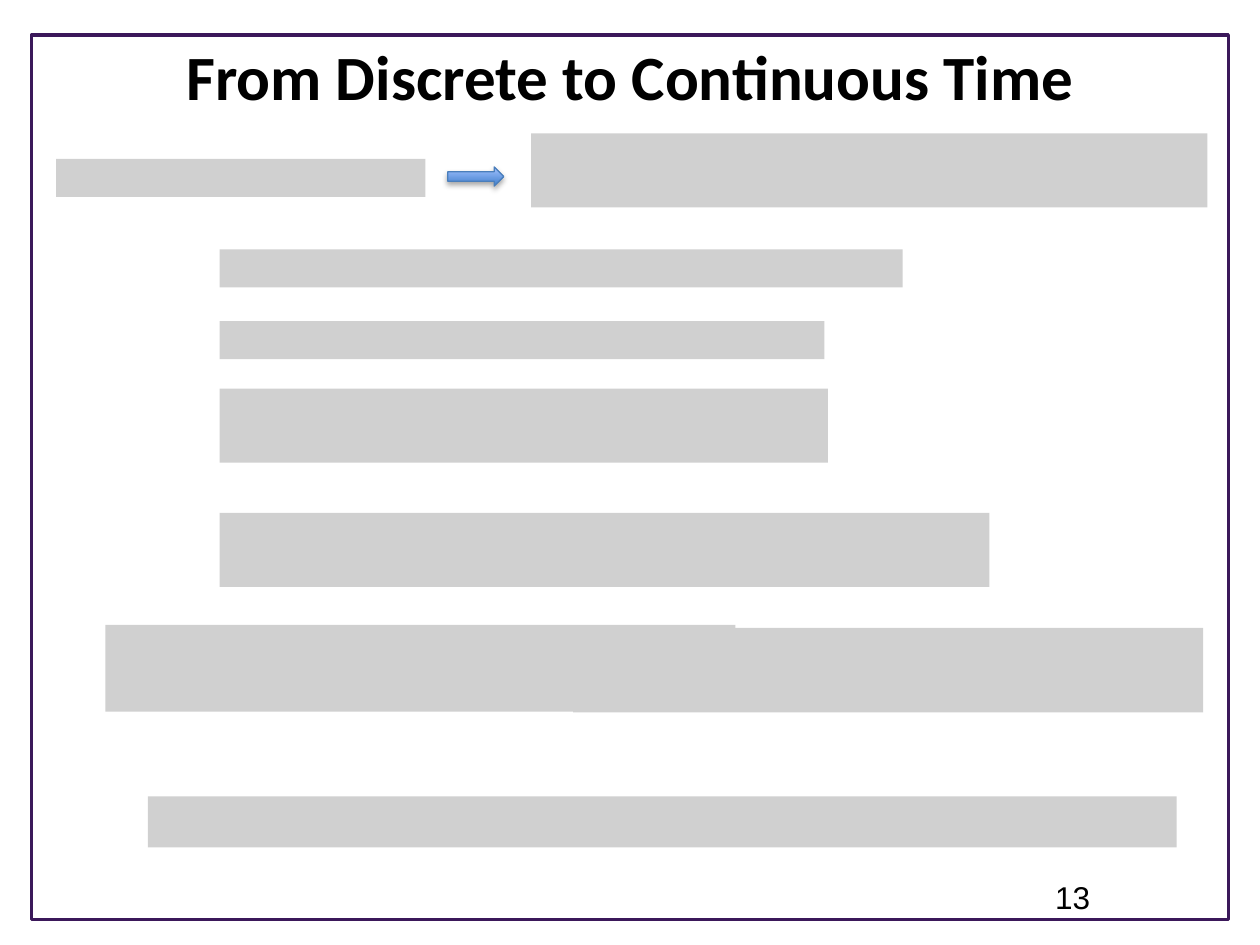
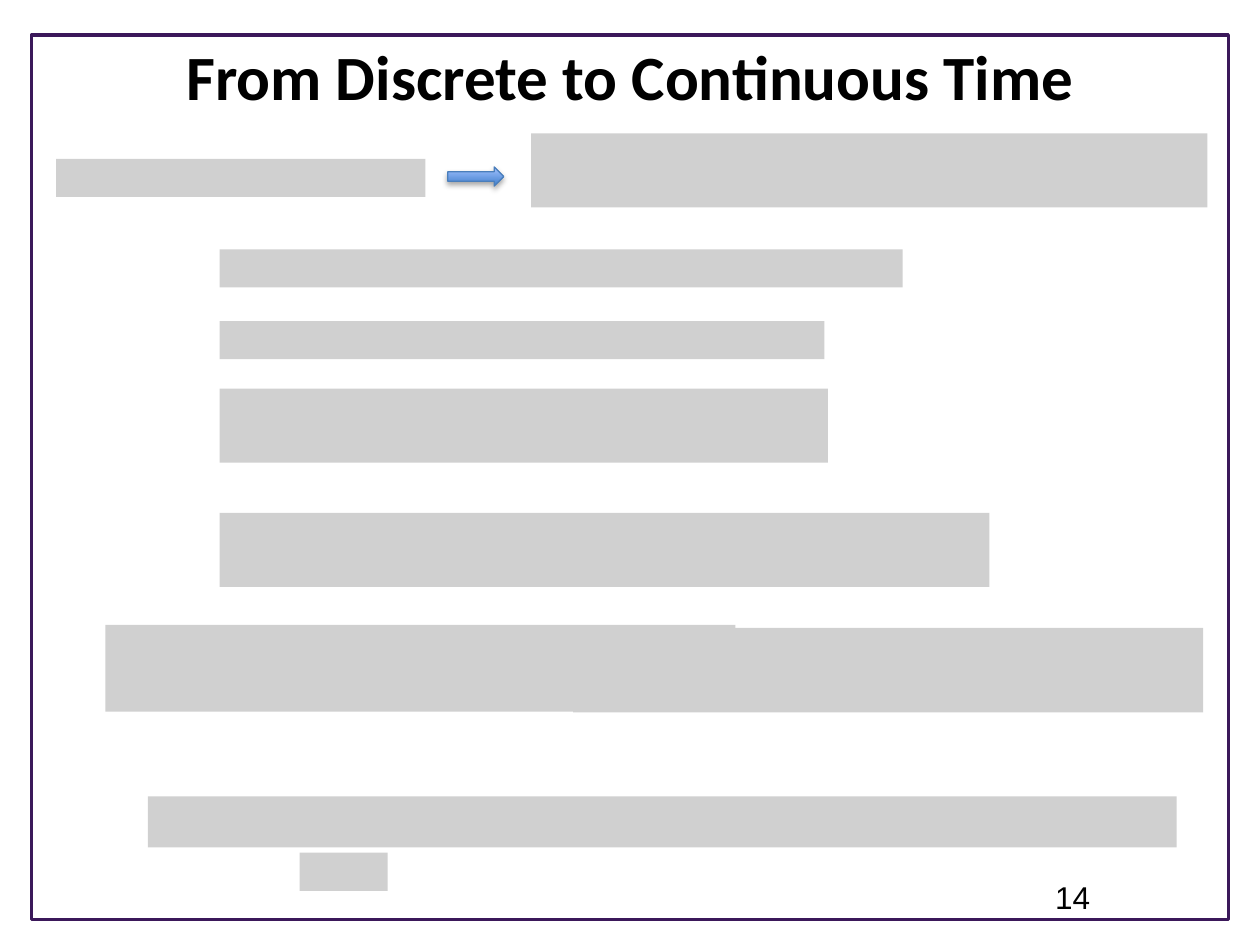
Before and after one commit to joseph-hellerstein/advanced-controls-lectures, a slide deck: slide 14 of lectures/lecture_09-linear_time_invariant_systems/linear_time_invariant_systems.pptx (slide 13 before the commit). Drawn at 1260x945 pixels with LibreOffice and Linux fonts; fonts in the diff are those of the drawing; grey boxes stand for pictures; background and template pictures are left out. Boxes give left, top, right and bottom in pixels: in the first picture for what was removed or moved away, otherwise in the second. Text is boxed around its words. In the diff, an @@ line names an element or a change of style, - is before the commit and + after.

```diff
--- a/lectures/lecture_09-linear_time_invariant_systems/linear_time_invariant_systems.pptx
+++ b/lectures/lecture_09-linear_time_invariant_systems/linear_time_invariant_systems.pptx
@@ picture added at (300,853,388,891) @@
@@ page number at (1055,887,1090,909): text changed @@
-13
+14
```
Also in this commit, not shown: 4 other slides changed, 2 slides added, 8 other files.
